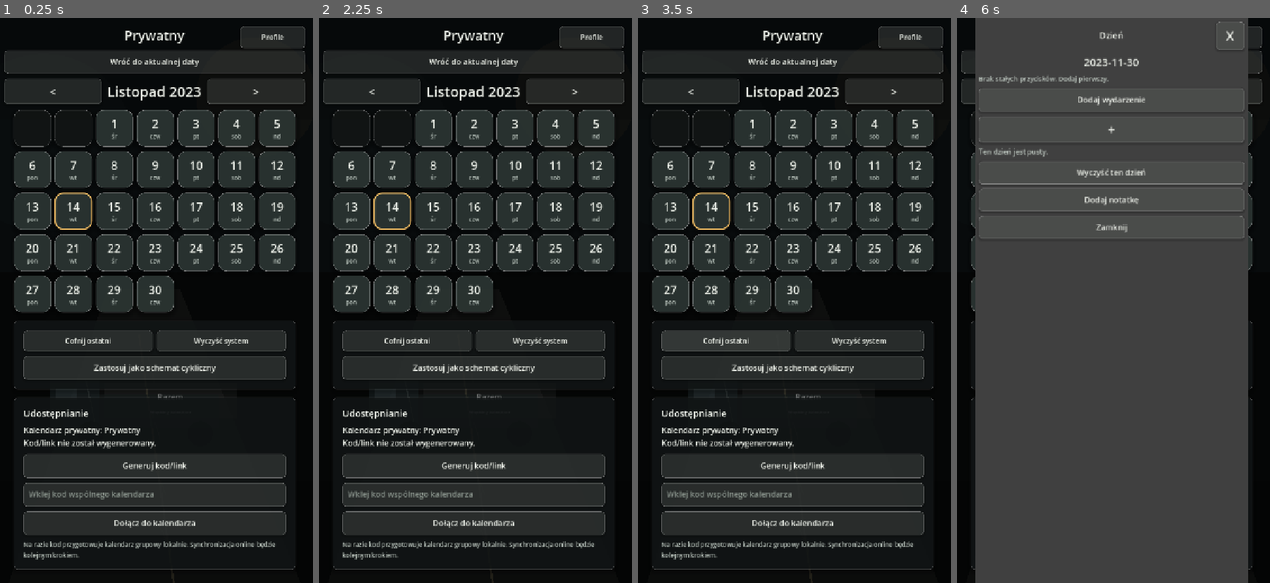
Above: before the commit, frames 1-4 (left to right).
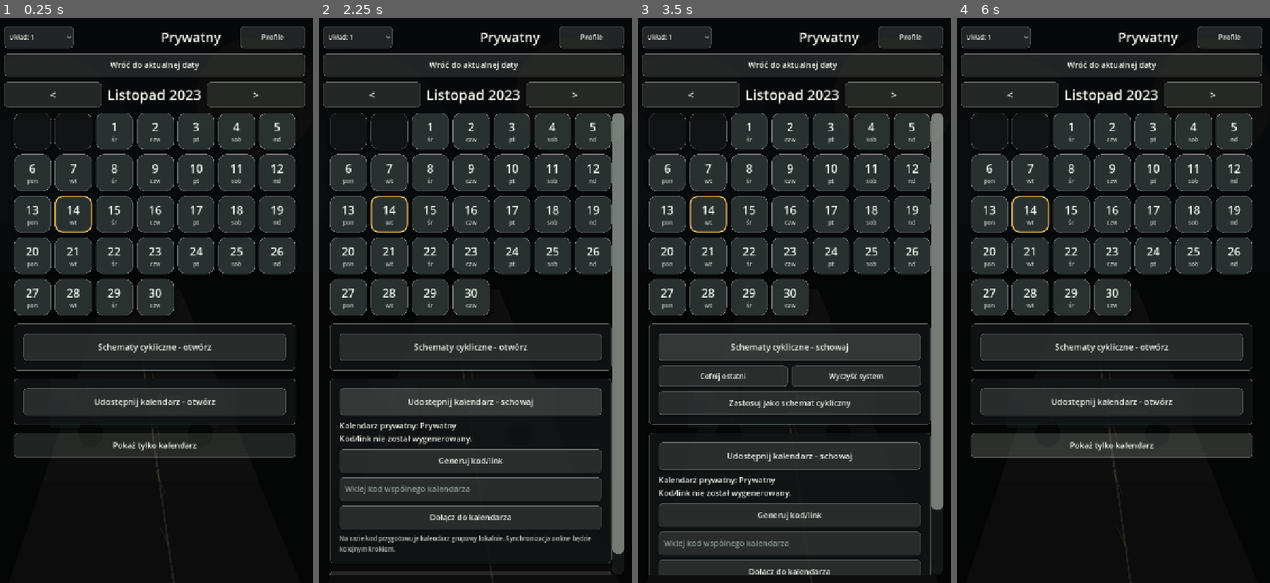
Above: after the commit, the same moments.

Repository: ElKlient/IDOL-Genesis
Game: Godot game, scene res://scenes/main.tscn
Same seed, same stepped clock (60 frames per second), same inputs: the game is played once before the commit and once after it.
Inputs (mouse positions are in pixels of both pictures, inside the frame that each line leads up to):
- Up to frame 1 (0.25 s): no input
- Up to frame 2 (2.25 s): click (472, 345) at 0.5 s, where only the run after the commit has a clickable "Schematy cykliczne - otwórz"; click (472, 345) at 1.25 s, where only the run after the commit has a clickable "Schematy cykliczne - schowaj"; click (472, 402) at 2 s, where only the run after the commit has a clickable "Udostępnij kalendarz - otwórz"
- Up to frame 3 (3.5 s): click (788, 345) at 2.75 s, where only the run after the commit has a clickable "Schematy cykliczne - otwórz"
- Up to frame 4 (6 s): click (1107, 345) at 3.5 s, where only the run after the commit has a clickable "Schematy cykliczne - schowaj"; click (1107, 402) at 4.25 s, where only the run after the commit has a clickable "Udostępnij kalendarz - schowaj"; click (1110, 447) at 5 s, where only the run after the commit has a clickable "Pokaż tylko kalendarz"; click (1110, 306) at 5.75 s, where only the run after the commit has a clickable "Pokaż opcje"

The runs differ from the first frame. In frame 1, 31% of the frame differs, in the area x 1-98%, y 1-98%; in frame 2, 35%; in frame 3, 38%; in frame 4, 66%, in the area x 1-98%, y 0-100%.

Commit message:
Add shared calendar layout controls

Diff:
--- a/apps/wspolny-kalendarz/scripts/main.gd
+++ b/apps/wspolny-kalendarz/scripts/main.gd
@@ -29,6 +29,7 @@
 const SYSTEM_REPEAT_YEARS_AHEAD := 5
 const DEFAULT_EVENT_COLOR_INDEX := 2
 const MAX_EVENT_DOTS_ON_TILE := 5
+const MONTH_LAYOUT_COUNTS := [1, 4, 6, 12]
 
 const COLOR_PANEL := Color(0.070, 0.085, 0.087, 0.82)
 const COLOR_PANEL_SOFT := Color(0.105, 0.120, 0.116, 0.76)
@@ -56,6 +57,7 @@
 
 var current_year: int
 var current_month: int
+var month_layout_count := 1
 var selected_calendar_index := 0
 var calendars: Array[Dictionary] = []
 
@@ -64,15 +66,27 @@
 var calendar_root: VBoxContainer
 var months_box: VBoxContainer
 var month_title_label: Label
+var month_layout_option: OptionButton
 var calendar_name_label: Label
 var profile_overlay: VBoxContainer
 var profile_button: Button
 var profile_panel: PanelContainer
+var today_button: Button
+var nav_box: HBoxContainer
 var calendar_option: OptionButton
 var calendar_status_label: Label
 var share_code_label: Label
 var join_code_input: LineEdit
 var share_status_label: Label
+var system_days_panel: PanelContainer
+var system_days_toggle_button: Button
+var sharing_panel: PanelContainer
+var sharing_toggle_button: Button
+var sharing_body: VBoxContainer
+var calendar_only_button: Button
+var system_days_expanded := false
+var sharing_expanded := false
+var calendar_only_mode := false
 
 var day_dialog: AcceptDialog
 var day_dialog_title: Label
@@ -156,6 +170,18 @@
 	header.add_theme_constant_override("separation", 8)
 	screen_root.add_child(header)
 
+	month_layout_option = OptionButton.new()
+	month_layout_option.add_item("Układ: 1", 1)
+	month_layout_option.add_item("Układ: 4", 4)
+	month_layout_option.add_item("Układ: 6", 6)
+	month_layout_option.add_item("Układ: 12", 12)
+	month_layout_option.item_selected.connect(_on_month_layout_selected)
+	_prepare_control(month_layout_option, 14, PROFILE_BUTTON_HEIGHT)
+	month_layout_option.custom_minimum_size.x = 158
+	month_layout_option.size_flags_horizontal = Control.SIZE_SHRINK_BEGIN
+	_prepare_large_dropdown(month_layout_option)
+	header.add_child(month_layout_option)
+
 	calendar_name_label = _make_label("Wspólny Kalendarz", 30, COLOR_TEXT)
 	calendar_name_label.size_flags_horizontal = Control.SIZE_EXPAND_FILL
 	calendar_name_label.horizontal_alignment = HORIZONTAL_ALIGNMENT_CENTER
@@ -163,28 +189,28 @@
 
 	_add_profile_overlay()
 
-	var today_button := Button.new()
+	today_button = Button.new()
 	today_button.text = "Wróć do aktualnej daty"
 	_prepare_control(today_button, 18, 52)
 	_connect_tap(today_button, Callable(self, "_return_to_today"))
 	screen_root.add_child(today_button)
 
-	var nav := HBoxContainer.new()
-	nav.add_theme_constant_override("separation", 8)
-	screen_root.add_child(nav)
+	nav_box = HBoxContainer.new()
+	nav_box.add_theme_constant_override("separation", 8)
+	screen_root.add_child(nav_box)
 
 	var previous_button := _make_nav_button("<")
 	_connect_tap(previous_button, Callable(self, "_previous_month"))
-	nav.add_child(previous_button)
+	nav_box.add_child(previous_button)
 
 	month_title_label = _make_label("", 32, COLOR_TEXT)
 	month_title_label.horizontal_alignment = HORIZONTAL_ALIGNMENT_CENTER
 	month_title_label.size_flags_horizontal = Control.SIZE_EXPAND_FILL
-	nav.add_child(month_title_label)
+	nav_box.add_child(month_title_label)
 
 	var next_button := _make_nav_button(">")
 	_connect_tap(next_button, Callable(self, "_next_month"))
-	nav.add_child(next_button)
+	nav_box.add_child(next_button)
 
 	main_scroll = ScrollContainer.new()
 	main_scroll.horizontal_scroll_mode = ScrollContainer.SCROLL_MODE_DISABLED
@@ -213,8 +239,18 @@
 	months_box.size_flags_horizontal = Control.SIZE_EXPAND_FILL
 	calendar_root.add_child(months_box)
 
-	content_root.add_child(_build_system_days_panel())
-	content_root.add_child(_build_sharing_panel())
+	system_days_panel = _build_system_days_panel()
+	content_root.add_child(system_days_panel)
+
+	sharing_panel = _build_sharing_panel()
+	content_root.add_child(sharing_panel)
+
+	calendar_only_button = Button.new()
+	calendar_only_button.text = "Pokaż tylko kalendarz"
+	_prepare_control(calendar_only_button, 18, 56)
+	_connect_tap(calendar_only_button, Callable(self, "_toggle_calendar_only_mode"))
+	content_root.add_child(calendar_only_button)
+
 	_style_main_scrollbar()
 	_build_day_dialog()
 	_sync_content_width()
@@ -296,7 +332,11 @@
 	var panel := _panel()
 	var box := _panel_box(panel)
 
+	system_days_toggle_button = _make_panel_toggle_button("Schematy cykliczne", Callable(self, "_toggle_system_days_panel"))
+	box.add_child(system_days_toggle_button)
+
 	system_days_body = VBoxContainer.new()
+	system_days_body.visible = system_days_expanded
 	system_days_body.add_theme_constant_override("separation", 10)
 	box.add_child(system_days_body)
 
@@ -328,32 +368,39 @@
 func _build_sharing_panel() -> PanelContainer:
 	var panel := _panel()
 	var box := _panel_box(panel)
-	box.add_child(_make_section_label("Udostępnianie"))
+
+	sharing_toggle_button = _make_panel_toggle_button("Udostępnij kalendarz", Callable(self, "_toggle_sharing_panel"))
+	box.add_child(sharing_toggle_button)
+
+	sharing_body = VBoxContainer.new()
+	sharing_body.visible = sharing_expanded
+	sharing_body.add_theme_constant_override("separation", 10)
+	box.add_child(sharing_body)
 
 	share_code_label = _make_label("", 18, COLOR_TEXT)
 	share_code_label.autowrap_mode = TextServer.AUTOWRAP_WORD_SMART
-	box.add_child(share_code_label)
+	sharing_body.add_child(share_code_label)
 
 	var generate_button := Button.new()
 	generate_button.text = "Generuj kod/link"
 	_prepare_control(generate_button, 18, 54)
 	_connect_tap(generate_button, Callable(self, "_generate_share_code"))
-	box.add_child(generate_button)
+	sharing_body.add_child(generate_button)
 
 	join_code_input = LineEdit.new()
 	join_code_input.placeholder_text = "Wklej kod wspólnego kalendarza"
 	_prepare_control(join_code_input, 18, 54)
-	box.add_child(join_code_input)
+	sharing_body.add_child(join_code_input)
 
 	var join_button := Button.new()
 	join_button.text = "Dołącz do kalendarza"
 	_prepare_control(join_button, 18, 54)
 	_connect_tap(join_button, Callable(self, "_join_calendar_by_code"))
-	box.add_child(join_button)
+	sharing_body.add_child(join_button)
 
 	share_status_label = _make_label("Na razie kod przygotowuje kalendarz grupowy lokalnie. Synchronizacja online będzie kolejnym krokiem.", 14, COLOR_TEXT_MUTED)
 	share_status_label.autowrap_mode = TextServer.AUTOWRAP_WORD_SMART
-	box.add_child(share_status_label)
+	sharing_body.add_child(share_status_label)
 
 	return panel
 
@@ -507,20 +554,39 @@
 	_load_system_days_from_calendar()
 	_refresh_profile_ui()
 	_refresh_category_ui()
+	_refresh_month_layout_option()
 	_refresh_month_title()
 	_rebuild_calendar()
 	_refresh_sharing_ui()
 	_refresh_system_days_ui()
+	_apply_main_view_mode()
 
 
 func _refresh_month_title() -> void:
 	if month_title_label != null:
-		month_title_label.text = "%s %d" % [MONTH_NAMES[current_month - 1], current_year]
+		match month_layout_count:
+			12:
+				month_title_label.text = "%d" % current_year
+			4, 6:
+				month_title_label.text = "%s %d - %d mies." % [MONTH_NAMES[current_month - 1], current_year, month_layout_count]
+			_:
+				month_title_label.text = "%s %d" % [MONTH_NAMES[current_month - 1], current_year]
 	if calendar_name_label != null:
 		var calendar := _selected_calendar()
 		calendar_name_label.text = String(calendar.get("name", "Wspólny Kalendarz"))
 
 
+func _refresh_month_layout_option() -> void:
+	if month_layout_option == null:
+		return
+
+	month_layout_count = _normalized_month_layout_count(month_layout_count)
+	for index in range(month_layout_option.get_item_count()):
+		if month_layout_option.get_item_id(index) == month_layout_count:
+			month_layout_option.select(index)
+			return
+
+
 func _rebuild_calendar() -> void:
 	if months_box == null:
 		return
@@ -528,33 +594,78 @@
 	for child in months_box.get_children():
 		child.queue_free()
 
-	months_box.add_child(_make_month_section(current_year, current_month))
-
-
-func _make_month_section(year: int, month: int) -> VBoxContainer:
+	month_layout_count = _normalized_month_layout_count(month_layout_count)
+	if month_layout_count == 1:
+		months_box.add_child(_make_month_section(current_year, current_month, false, false, false))
+		return
+
+	var grid := GridContainer.new()
+	grid.columns = 2
+	grid.size_flags_horizontal = Control.SIZE_EXPAND_FILL
+	grid.add_theme_constant_override("h_separation", 8)
+	grid.add_theme_constant_override("v_separation", 10)
+	months_box.add_child(grid)
+
+	for month_data in _visible_months():
+		grid.add_child(_make_month_section(
+			int(month_data["year"]),
+			int(month_data["month"]),
+			true,
+			true,
+			month_layout_count == 12
+		))
+
+
+func _visible_months() -> Array[Dictionary]:
+	var result: Array[Dictionary] = []
+	if month_layout_count == 12:
+		for month in range(1, 13):
+			result.append({"year": current_year, "month": month})
+		return result
+
+	for offset in range(month_layout_count):
+		result.append(_month_from_offset(current_year, current_month, offset))
+	return result
+
+
+func _month_from_offset(year: int, month: int, offset: int) -> Dictionary:
+	var absolute_month := year * 12 + month - 1 + offset
+	return {
+		"year": int(absolute_month / 12),
+		"month": absolute_month % 12 + 1,
+	}
+
+
+func _make_month_section(year: int, month: int, show_title: bool, compact: bool, year_overview: bool) -> VBoxContainer:
 	var section := VBoxContainer.new()
 	section.size_flags_horizontal = Control.SIZE_EXPAND_FILL
-	section.add_theme_constant_override("separation", 14)
+	section.add_theme_constant_override("separation", 7 if compact else 14)
+
+	if show_title:
+		var title := _make_label("%s %d" % [MONTH_NAMES[month - 1], year], 15 if year_overview else 17, COLOR_TEXT)
+		title.horizontal_alignment = HORIZONTAL_ALIGNMENT_CENTER
+		title.size_flags_horizontal = Control.SIZE_EXPAND_FILL
+		section.add_child(title)
 
 	var grid := GridContainer.new()
 	grid.columns = TILE_COLUMNS
 	grid.size_flags_horizontal = Control.SIZE_EXPAND_FILL
-	grid.add_theme_constant_override("h_separation", 8)
-	grid.add_theme_constant_override("v_separation", 10)
+	grid.add_theme_constant_override("h_separation", 3 if compact else 8)
+	grid.add_theme_constant_override("v_separation", 3 if compact else 10)
 	section.add_child(grid)
 
 	var first_offset := _month_start_weekday_monday(year, month)
 	for _offset in range(first_offset):
-		grid.add_child(_make_day_spacer())
+		grid.add_child(_make_day_spacer(compact, year_overview))
 
 	var days_current := _days_in_month(year, month)
 	for day in range(1, days_current + 1):
-		grid.add_child(_make_day_cell(year, month, day))
+		grid.add_child(_make_day_cell(year, month, day, compact, year_overview))
 
 	return section
 
 
-func _make_day_cell(year: int, month: int, day: int) -> Button:
+func _make_day_cell(year: int, month: int, day: int, compact: bool, year_overview: bool) -> Button:
 	var key := _date_key(year, month, day)
 	var event_ids := _event_ids_for_day(key)
 	var detail_events := _event_details_for_day(key)
@@ -564,7 +675,7 @@
 
 	var button := Button.new()
 	button.text = ""
-	button.custom_minimum_size = Vector2(0, 84)
+	button.custom_minimum_size = Vector2(0, _day_tile_height(compact, year_overview))
 	button.size_flags_horizontal = Control.SIZE_EXPAND_FILL
 	button.clip_text = true
 	button.focus_mode = Control.FOCUS_NONE
@@ -572,27 +683,35 @@
 	button.add_theme_stylebox_override("hover", _tile_style(color.lightened(0.06), is_today, true))
 	button.add_theme_stylebox_override("pressed", _tile_style(color.darkened(0.08), is_today, true))
 	button.add_theme_stylebox_override("focus", _tile_style(color, true, true))
-	_fill_day_tile(button, year, month, day, event_ids, detail_events, has_note)
+	_fill_day_tile(button, year, month, day, event_ids, detail_events, has_note, compact, year_overview)
 	_connect_tap(button, Callable(self, "_open_day_dialog").bind(year, month, day))
 	return button
 
 
-func _make_day_spacer() -> Control:
+func _make_day_spacer(compact: bool, year_overview: bool) -> Control:
 	var spacer := Panel.new()
-	spacer.custom_minimum_size = Vector2(0, 84)
+	spacer.custom_minimum_size = Vector2(0, _day_tile_height(compact, year_overview))
 	spacer.size_flags_horizontal = Control.SIZE_EXPAND_FILL
 	spacer.add_theme_stylebox_override("panel", _tile_style(Color(0.90, 0.93, 0.88, 0.05), false, false))
 	return spacer
 
 
-func _fill_day_tile(button: Button, year: int, month: int, day: int, event_ids: Array, detail_events: Array, has_note: bool) -> void:
+func _day_tile_height(compact: bool, year_overview: bool) -> int:
+	if year_overview:
+		return 34
+	if compact:
+		return 46
+	return 84
+
+
+func _fill_day_tile(button: Button, year: int, month: int, day: int, event_ids: Array, detail_events: Array, has_note: bool, compact: bool, year_overview: bool) -> void:
 	var margin := MarginContainer.new()
 	margin.mouse_filter = Control.MOUSE_FILTER_IGNORE
 	margin.set_anchors_preset(Control.PRESET_FULL_RECT)
-	margin.add_theme_constant_override("margin_left", 6)
-	margin.add_theme_constant_override("margin_right", 6)
-	margin.add_theme_constant_override("margin_top", 7)
-	margin.add_theme_constant_override("margin_bottom", 6)
+	margin.add_theme_constant_override("margin_left", 3 if compact else 6)
+	margin.add_theme_constant_override("margin_right", 3 if compact else 6)
+	margin.add_theme_constant_override("margin_top", 2 if compact else 7)
+	margin.add_theme_constant_override("margin_bottom", 2 if compact else 6)
 	button.add_child(margin)
 
 	var box := VBoxContainer.new()
@@ -601,17 +720,18 @@
 	box.add_theme_constant_override("separation", 1)
 	margin.add_child(box)
 
-	var day_label := _tile_label(str(day), 26, COLOR_TEXT)
+	var day_label := _tile_label(str(day), 13 if year_overview else (16 if compact else 26), COLOR_TEXT)
 	box.add_child(day_label)
 
-	var weekday_label := _tile_label(WEEKDAY_SHORT_TILE[_weekday_monday_index(year, month, day)], 13, COLOR_TEXT_MUTED)
-	box.add_child(weekday_label)
+	if not year_overview:
+		var weekday_label := _tile_label(WEEKDAY_SHORT_TILE[_weekday_monday_index(year, month, day)], 9 if compact else 13, COLOR_TEXT_MUTED)
+		box.add_child(weekday_label)
 
 	var marker_text := _marker_text(event_ids, has_note)
-	if marker_text != "":
-		box.add_child(_tile_label(marker_text, 10, COLOR_TEXT))
-
-	_add_event_dots_to_tile(box, detail_events)
+	if marker_text != "" and not year_overview:
+		box.add_child(_tile_label(marker_text, 7 if compact else 10, COLOR_TEXT))
+
+	_add_event_dots_to_tile(box, detail_events, compact or year_overview)
 
 
 func _marker_text(event_ids: Array, has_note: bool) -> String:
@@ -628,7 +748,7 @@
 	return ", ".join(parts).left(18)
 
 
-func _add_event_dots_to_tile(box: VBoxContainer, detail_events: Array) -> void:
+func _add_event_dots_to_tile(box: VBoxContainer, detail_events: Array, compact: bool) -> void:
 	var colors: Array[int] = []
 	for item in detail_events:
 		if not (item is Dictionary):
@@ -653,7 +773,8 @@
 	for color_index in colors:
 		var dot := Panel.new()
 		dot.mouse_filter = Control.MOUSE_FILTER_IGNORE
-		dot.custom_minimum_size = Vector2(9, 9)
+		var dot_size := 6 if compact else 9
+		dot.custom_minimum_size = Vector2(dot_size, dot_size)
 		dot.add_theme_stylebox_override("panel", _event_dot_style(_category_color(color_index)))
 		dots.add_child(dot)
 
@@ -792,6 +913,71 @@
 func _refresh_system_days_ui() -> void:
 	if system_days_body == null:
 		return
+	_refresh_collapsible_panels()
+
+
+func _refresh_collapsible_panels() -> void:
+	if system_days_body != null:
+		system_days_body.visible = system_days_expanded and not calendar_only_mode
+	if sharing_body != null:
+		sharing_body.visible = sharing_expanded and not calendar_only_mode
+
+	if system_days_toggle_button != null:
+		system_days_toggle_button.text = "Schematy cykliczne - schowaj" if system_days_expanded else "Schematy cykliczne - otwórz"
+	if sharing_toggle_button != null:
+		sharing_toggle_button.text = "Udostępnij kalendarz - schowaj" if sharing_expanded else "Udostępnij kalendarz - otwórz"
+
+
+func _toggle_system_days_panel() -> void:
+	system_days_expanded = not system_days_expanded
+	_refresh_collapsible_panels()
+	_save_settings_to_disk()
+
+
+func _toggle_sharing_panel() -> void:
+	sharing_expanded = not sharing_expanded
+	_refresh_collapsible_panels()
+	_save_settings_to_disk()
+
+
+func _toggle_calendar_only_mode() -> void:
+	calendar_only_mode = not calendar_only_mode
+	_apply_main_view_mode()
+	_save_settings_to_disk()
+
+
+func _apply_main_view_mode() -> void:
+	if system_days_panel != null:
+		system_days_panel.visible = not calendar_only_mode
+	if sharing_panel != null:
+		sharing_panel.visible = not calendar_only_mode
+	if month_layout_option != null:
+		month_layout_option.visible = not calendar_only_mode
+	if profile_overlay != null:
+		profile_overlay.visible = not calendar_only_mode
+	if today_button != null:
+		today_button.visible = not calendar_only_mode
+	if calendar_only_button != null:
+		calendar_only_button.text = "Pokaż opcje" if calendar_only_mode else "Pokaż tylko kalendarz"
+	_refresh_collapsible_panels()
+
+
+func _normalized_month_layout_count(value: int) -> int:
+	if MONTH_LAYOUT_COUNTS.has(value):
+		return value
+	return 1
+
+
+func _on_month_layout_selected(index: int) -> void:
+	if month_layout_option == null:
+		return
+
+	month_layout_count = _normalized_month_layout_count(month_layout_option.get_item_id(index))
+	if month_layout_count == 12:
+		current_month = 1
+	_refresh_month_title()
+	_rebuild_calendar()
+	_save_settings_to_disk()
 
 
 func _append_category_to_system_from_selected_day(category_id: String) -> void:
@@ -1305,23 +1491,31 @@
 
 
 func _previous_month() -> void:
-	current_month -= 1
-	if current_month < 1:
-		current_month = 12
+	if month_layout_count == 12:
 		current_year -= 1
+		current_month = 1
+	else:
+		_shift_current_month(-month_layout_count)
 	_refresh_month_title()
 	_rebuild_calendar()
 	_save_settings_to_disk()
 
 
 func _next_month() -> void:
-	current_month += 1
-	if current_month > 12:
+	if month_layout_count == 12:
+		current_year += 1
 		current_month = 1
-		current_year += 1
+	else:
+		_shift_current_month(month_layout_count)
 	_refresh_month_title()
 	_rebuild_calendar()
 	_save_settings_to_disk()
+
+
+func _shift_current_month(delta: int) -> void:
+	var shifted := _month_from_offset(current_year, current_month, delta)
+	current_year = int(shifted["year"])
+	current_month = int(shifted["month"])
 
 
 func _return_to_today() -> void:
@@ -1446,6 +1640,10 @@
 	config.set_value("ui", "selected_calendar_index", selected_calendar_index)
 	config.set_value("ui", "current_year", current_year)
 	config.set_value("ui", "current_month", current_month)
+	config.set_value("ui", "month_layout_count", month_layout_count)
+	config.set_value("ui", "system_days_expanded", system_days_expanded)
+	config.set_value("ui", "sharing_expanded", sharing_expanded)
+	config.set_value("ui", "calendar_only_mode", calendar_only_mode)
 	config.set_value("data", "calendars", calendars.duplicate(true))
 
 	var error := config.save(SETTINGS_PATH)
@@ -1462,6 +1660,10 @@
 	selected_calendar_index = int(config.get_value("ui", "selected_calendar_index", 0))
 	current_year = int(config.get_value("ui", "current_year", current_year))
 	current_month = clampi(int(config.get_value("ui", "current_month", current_month)), 1, 12)
+	month_layout_count = _normalized_month_layout_count(int(config.get_value("ui", "month_layout_count", month_layout_count)))
+	system_days_expanded = bool(config.get_value("ui", "system_days_expanded", system_days_expanded))
+	sharing_expanded = bool(config.get_value("ui", "sharing_expanded", sharing_expanded))
+	calendar_only_mode = bool(config.get_value("ui", "calendar_only_mode", calendar_only_mode))
 
 	calendars.clear()
 	var loaded: Variant = config.get_value("data", "calendars", [])
@@ -1591,6 +1793,14 @@
 	return button
 
 
+func _make_panel_toggle_button(text: String, action: Callable) -> Button:
+	var button := Button.new()
+	button.text = text
+	_prepare_control(button, 19, 62)
+	_connect_tap(button, action)
+	return button
+
+
 func _prepare_control(control: Control, font_size: int, min_height: int) -> void:
 	control.custom_minimum_size.y = min_height
 	control.size_flags_horizontal = Control.SIZE_EXPAND_FILL
